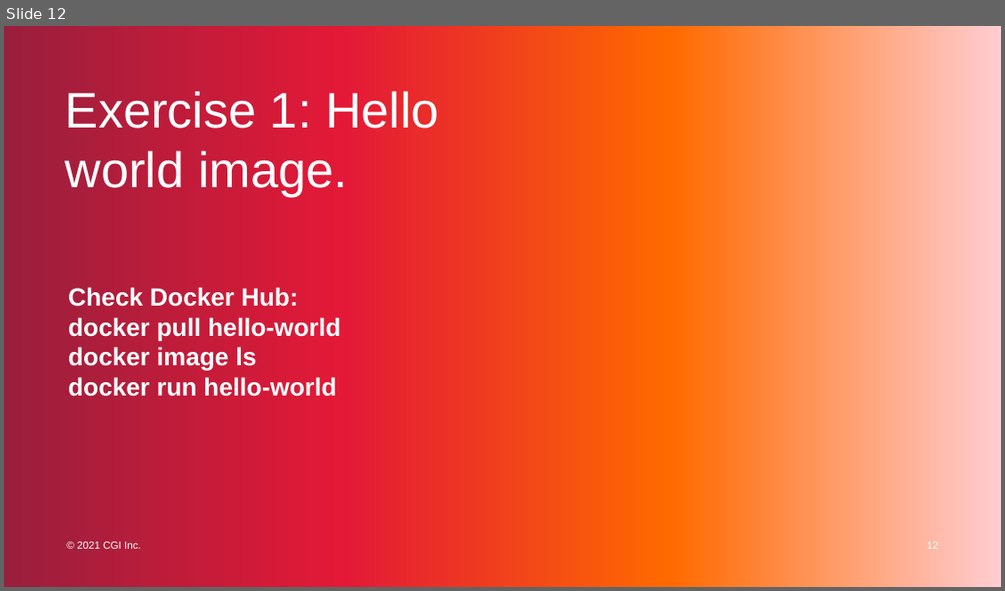
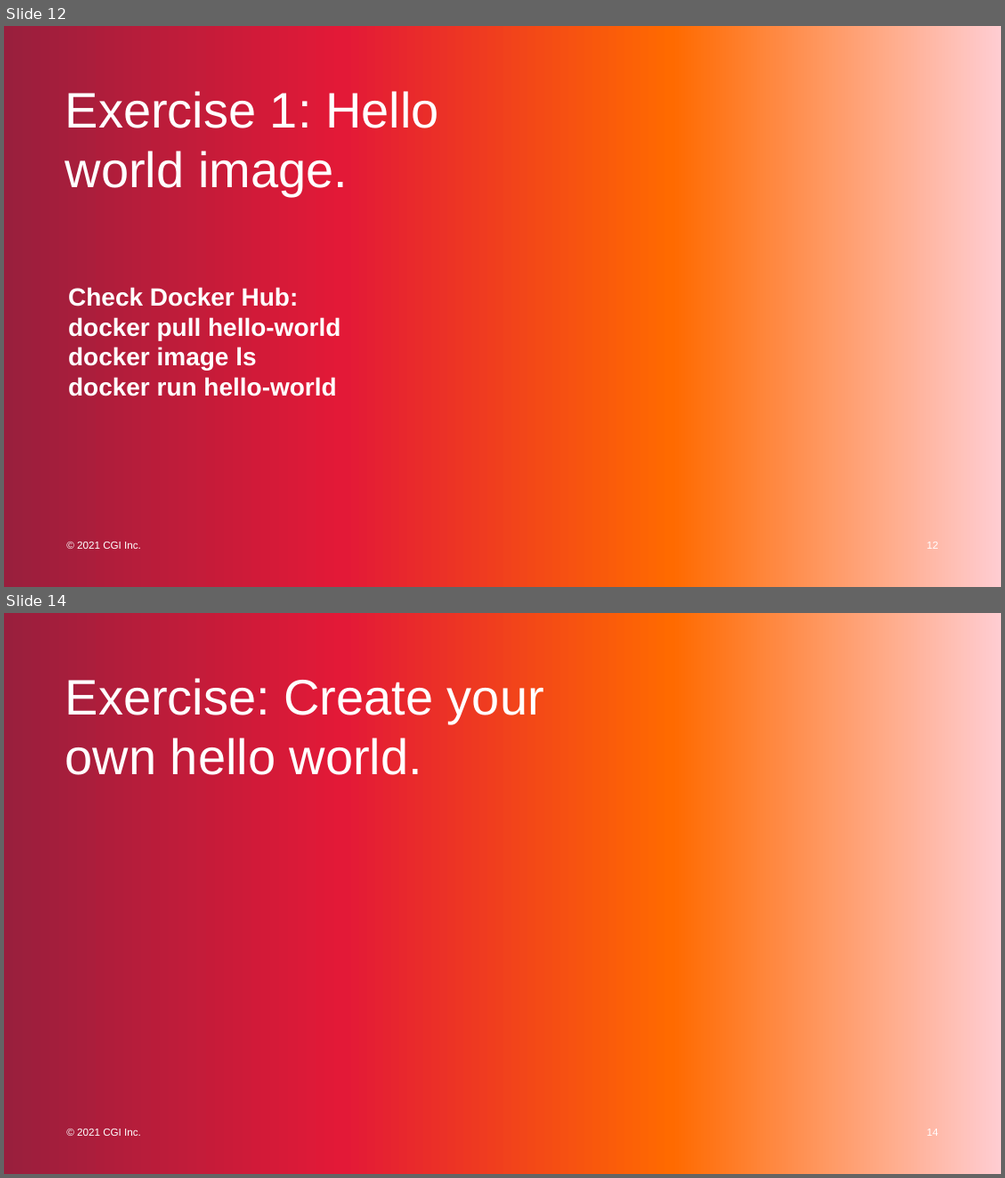
Before and after one commit to favna/docker-workshop, a slide deck: GC_Docker_2022.pptx. Shown one above the other, each under a label of ours: slide 12 before the commit, slides 12 and 14 after it; the slides between them are not shown. The pictures are 1005x591 and 1005x1178 pixels, drawn with LibreOffice and Linux fonts; fonts in the diff are those of the drawing. Boxes give left, top, right and bottom in pixels: in the first picture for what was removed or moved away, otherwise in the second. Text is boxed around its words. In the diff, an @@ line names an element or a change of style, - is before the commit and + after.

```diff
--- a/GC_Docker_2022.pptx
+++ b/GC_Docker_2022.pptx
@@ slide 14 added at <box>4,613,1001,1174</box>, background #FFFFFF; not listed: 3 template elements that a slide beside it also shows @@
@@ title added at <box>65,678,544,775</box>, 48 pt, text #FFFFFF @@
+Exercise: Create your own hello world.
@@ page number added at <box>927,1128,938,1135</box>, 10 pt, text #FFFFFF @@
+14
```
Also in this commit, not shown: 9 other slides added.
